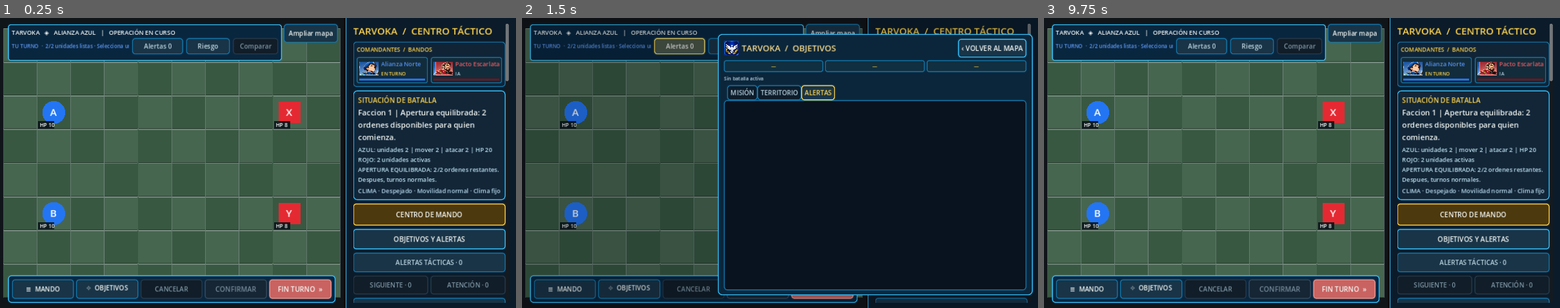
Above: before the commit, frames 1-3 (left to right).
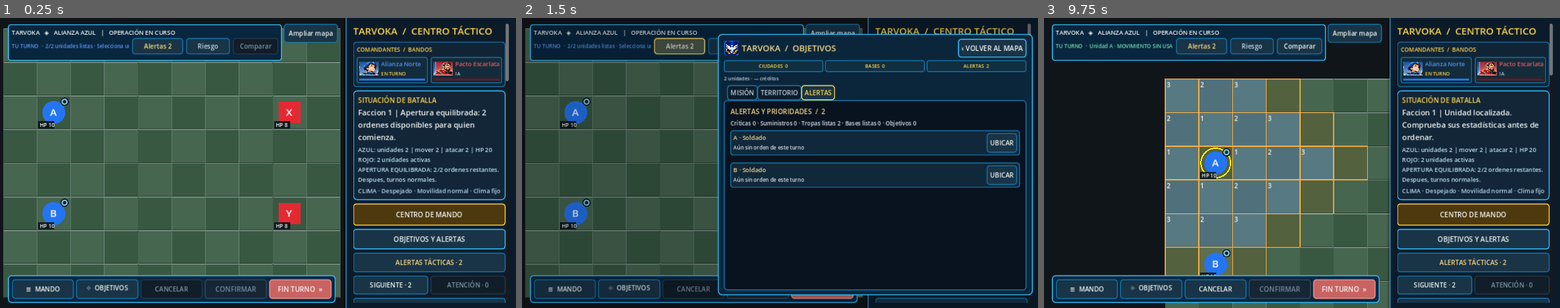
Above: after the commit, the same moments.

Repository: edwinrodri12/Tarvoka
Game: Godot game, scene res://scenes/Main.tscn
Same seed, same stepped clock (60 frames per second), same inputs: the game is played once before the commit and once after it.
Inputs (mouse positions are in pixels of both pictures, inside the frame that each line leads up to):
- Up to frame 1 (0.25 s): no input
- Up to frame 2 (1.5 s): click "Alertas 0" (after the commit: "Alertas 2") at 0.5 s; click "Riesgo" at 1.25 s
- Up to frame 3 (9.75 s): click "≡ MANDO" at 2 s; click "⌖ OBJETIVOS" at 2.75 s; click "Ampliar mapa" at 3.5 s; click "CENTRO DE MANDO" at 4.25 s; click "OBJETIVOS Y ALERTAS" at 5 s; click "ALERTAS TÁCTICAS · 0" (after the commit: "ALERTAS TÁCTICAS · 2") at 5.75 s; click "AMENAZAS Y COBERTURA" at 6.5 s; click (1436, 284) at 7.25 s, where only the run after the commit has a clickable "SIGUIENTE · 2"; click "‹ VOLVER AL MAPA" at 8 s; click "Alertas 0" (after the commit: "Alertas 2") at 8.75 s; click "‹ VOLVER AL MAPA" (after the commit: "UBICAR") at 9.5 s

The runs differ from the first frame. In frame 1, 1.2% of the frame differs, in the area x 11-90%, y 8-96%; in frame 2, 11%; in frame 3, 45%, in the area x 0-99%, y 3-100%.
Error before the commit: Parse Error: Identifier "Domains" not declared in the current scope. (res://scripts/core/Logistics.gd:237)

Commit message:
V50.4 fix verified V48.7 import failure: declare Domains dependency in Logistics

Diff:
--- a/scripts/core/Logistics.gd
+++ b/scripts/core/Logistics.gd
@@ -3,6 +3,7 @@
 
 const Rules = preload("res://scripts/core/Rules.gd")
 const Crossings = preload("res://scripts/core/LayeredCrossingsV48.gd")
+const Domains = preload("res://scripts/core/Domains.gd")
 
 # Opt-in supplies for modern battles. Legacy roles and saves without ammo/fuel
 # remain unchanged until a new modern battle explicitly equips them.
